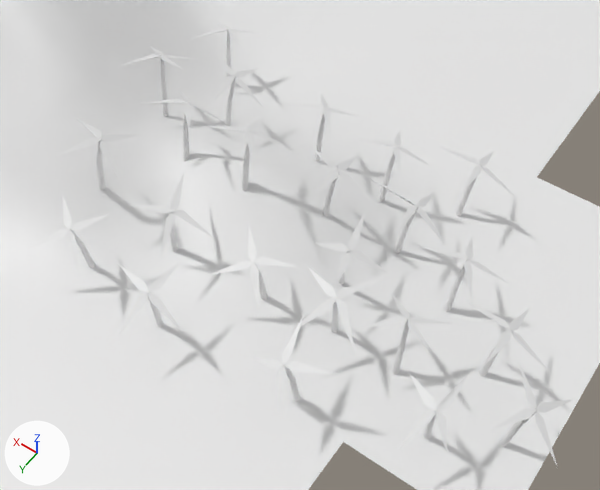
Renders of the glTF model scenery/models/giaros.glb from each side of a commit.
Before and after are seen from a 50 mm camera at (-0.8407, -0.062, 0.14) aimed at (-0.7819, -0.1444, 0.0106). Arrows for +X, +Y and +Z are at lower left; the lights stay in place.

The scene before the commit, as lines of its bpy script (objects in view):
```python
me_cube = bpy.data.meshes.new('Cube')
me_cube.from_pydata(...)  # 828 vertices, 920 faces; spans x -0.0129..0.1059, y -0.0502..0.0346, z 0.0..0.0268
me_grid = bpy.data.meshes.new('Grid')
me_grid.from_pydata(...)  # 4325 vertices, 8303 faces; spans x -0.84..0.84, y -0.47..0.48, z 0.0..0.13
ob_grid = bpy.data.objects.new('Grid', me_grid)
ob_grid.location = (0.0, 0.0, 0.0)
ob_tree = bpy.data.objects.new('Tree', me_cube)
ob_tree.location = (-0.8301, -0.1422, 0.0)
```
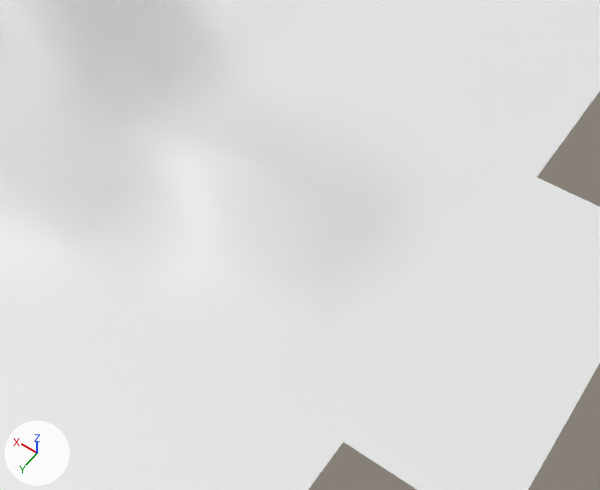
Changed parts and their boxes [x1, y1, x2, y2] in the pictures (600 x 490 px):
'Tree', deleted: before [29, 23, 572, 465]

What changed in the scene script:
```text
Remove ob_tree:
    ob_tree = bpy.data.objects.new('Tree', me_cube)
    ob_tree.location = (-0.8301, -0.1422, 0.0)
```
